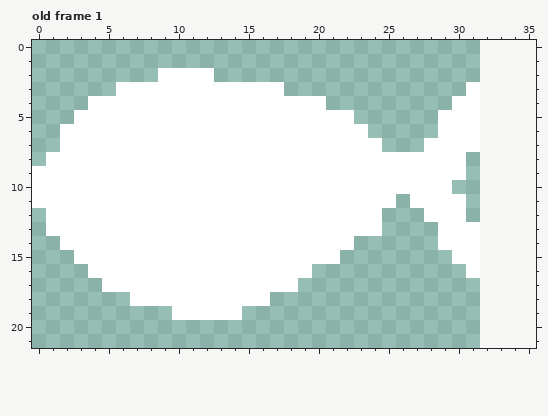
Pixel-art file -- Assets/Sprites/FishSprite.ase. Above, as it was before the edit.
32x22 pixels, 1 frame. Shown: old frame 1. The old version is drawn lined up with the new one, on the new canvas. The commit also changed other frames, which this record leaves out.
After:
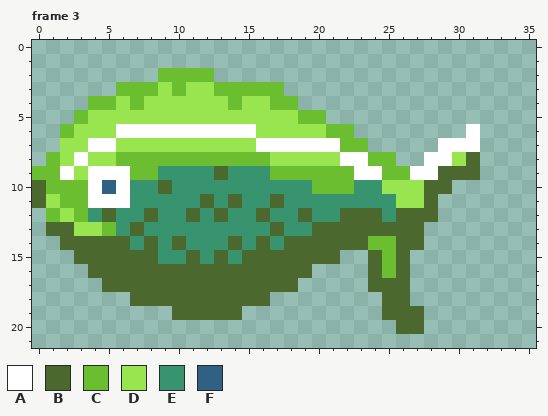
Palette (. is transparent): A #ffffff  B #4b692f  C #6abe30  D #99e550  E #37946e  F #306082
A new or re-ordered frame is compared with the old frame closest to it.
Diff:
canvas 32x22 -> 36x22
frames 1 -> 3
--- frame 3 is new; against old frame 1
@@ x 0..35 @@
  1 ....................................
- 2 .........AAAA.......................
- 3 ......AAAAAAAAAAAA.............A....
- 4 ....AAAAAAAAAAAAAAAAA.........AA....
- 5 ...AAAAAAAAAAAAAAAAAAAA......AAA....
- 6 ..AAAAAAAAAAAAAAAAAAAAAA.....AAA....
- 7 ..AAAAAAAAAAAAAAAAAAAAAAA...AAAA....
- 8 .AAAAAAAAAAAAAAAAAAAAAAAAAAAAAA.....
- 9 AAAAAAAAAAAAAAAAAAAAAAAAAAAAAAA.....
-10 AAAAAAAAAAAAAAAAAAAAAAAAAAAAAA......
-11 AAAAAAAAAAAAAAAAAAAAAAAAAA.AAAA.....
-12 .AAAAAAAAAAAAAAAAAAAAAAAA...AAA.....
-13 .AAAAAAAAAAAAAAAAAAAAAAAA....AAA....
-14 ..AAAAAAAAAAAAAAAAAAAAA......AAA....
-15 ...AAAAAAAAAAAAAAAAAAA........AA....
-16 ....AAAAAAAAAAAAAAAA...........A....
-17 .....AAAAAAAAAAAAAA.................
-18 .......AAAAAAAAAA...................
-19 ..........AAAAA.....................
-20 ....................................
+ 2 .........CCCC.......................
+ 3 ......CCCDCDDCCCCC..................
+ 4 ....CCDCDDDDDDCDDCC.................
+ 5 ...CDDDDDDDDDDDDDDDCC...............
+ 6 ..CDDDAAAAAAAAAADDDDDCC........A....
+ 7 ..DDAADDDDDDDDDDAAAAAACC.....AAA....
+ 8 .CDADDCCCCCCCCCCCDDDDDAACC..AADB....
+ 9 CCADAAACCEEEEBEEECCCCCCAACCAABBB....
+10 BCCCAFAEEBEEEEEEEEEECCCEEDDDBB......
+11 BDCCAAAEEEEEBEBEEBEEEEEEEEDDB.......
+12 .CDCEBEEBEEBEBEEBEEBEEBBBEBBB.......
+13 .BBDDCEBEEEEEEEEEBEEBBBBBBBB........
+14 ..BBBBBEBEBEEEBEBEBBBBBBCCBB........
+15 ...BBBBBBEEBEBEBBBBBBB..BCB.........
+16 ....BBBBBBBBBBBBBBBB....BCB.........
+17 .....BBBBBBBBBBBBBB.....BBB.........
+18 .......BBBBBBBBBB........BB.........
+19 ..........BBBBB..........BBB........
+20 ..........................BB........
 21 ....................................
Boxes around the changes in both pictures, in picture pixels (x1, y1, x2, y2):
changed: (32, 68, 480, 334)
